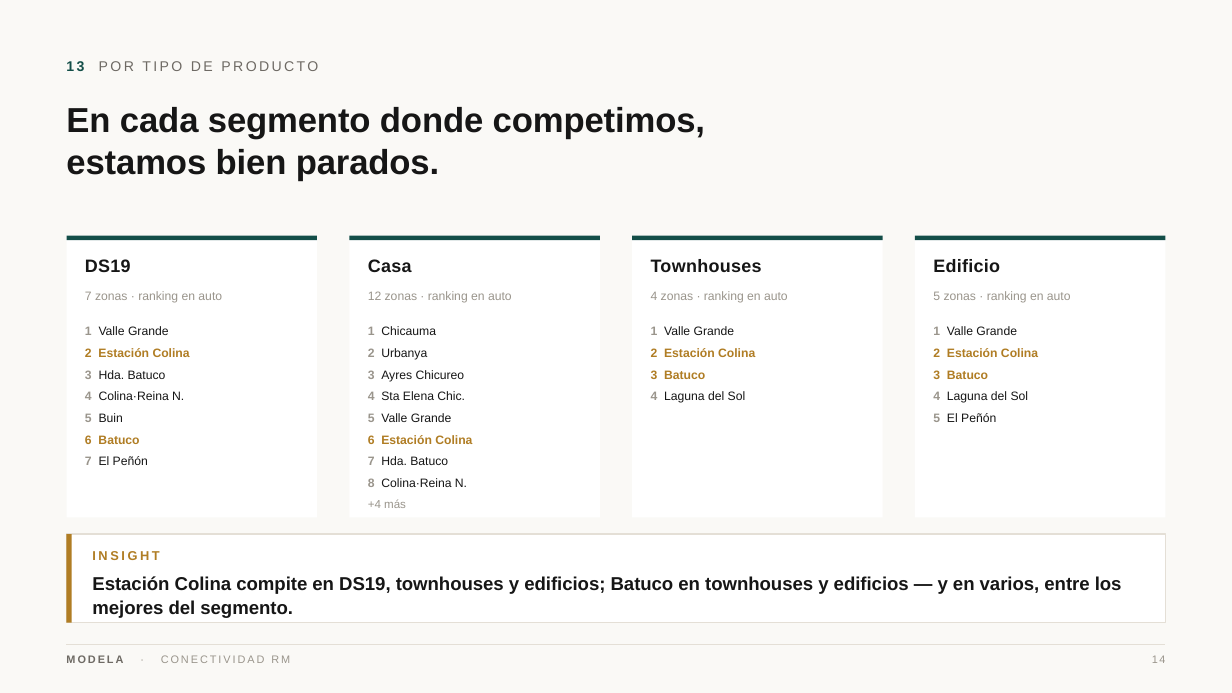
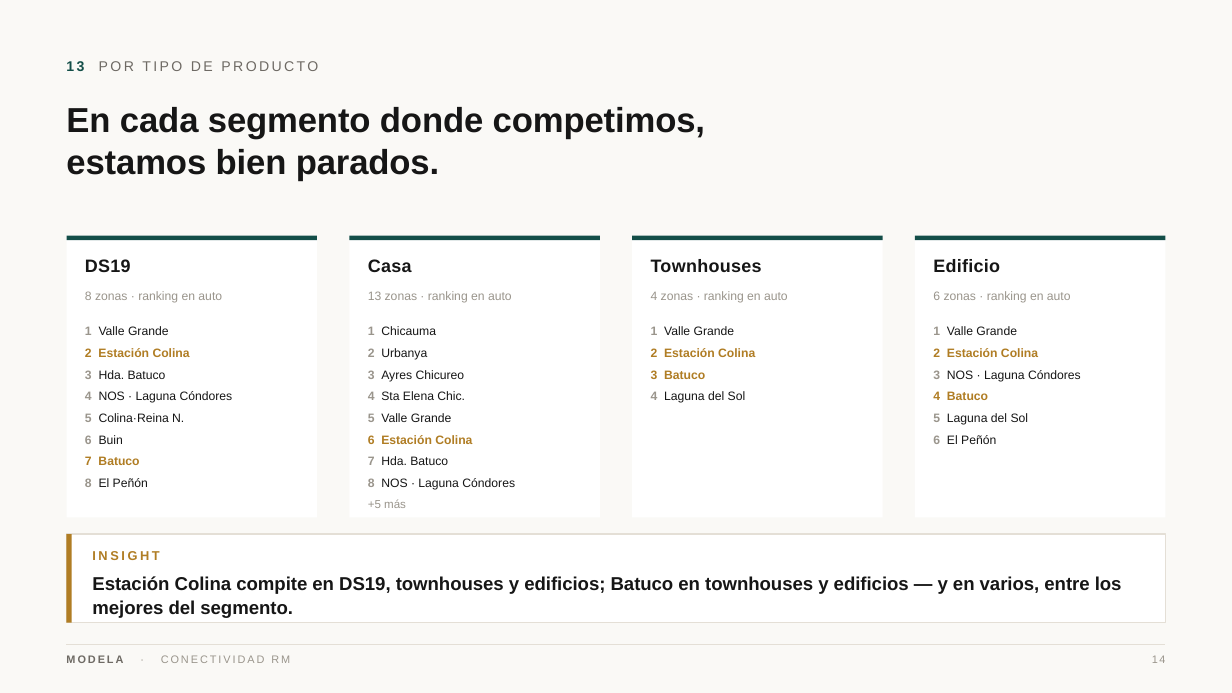
Before and after one commit to modela-simulador/modela-simulador, a slide deck: slide 14 of public/conectividad/Conectividad-Modela.pptx. Drawn at 1232x693 pixels with LibreOffice and Linux fonts; fonts in the diff are those of the drawing. Boxes give left, top, right and bottom in pixels: in the first picture for what was removed or moved away, otherwise in the second. Text is boxed around its words. In the diff, an @@ line names an element or a change of style, - is before the commit and + after.

```diff
--- a/public/conectividad/Conectividad-Modela.pptx
+++ b/public/conectividad/Conectividad-Modela.pptx
@@ text at bbox=[85, 291, 222, 303]: text changed @@
-7 zonas · ranking en auto
+8 zonas · ranking en auto
@@ text added at bbox=[933, 370, 1081, 382], 9.5 pt, text #161616 @@
+3 NOS · Laguna Cóndores
@@ text at bbox=[85, 413, 184, 422]: text changed @@
-4 Colina·Reina N.
+5 Colina·Reina N.
@@ text removed at bbox=[85, 413, 123, 422] @@
-5 Buin
@@ text added at bbox=[85, 391, 233, 403], 9.5 pt, text #161616 @@
+4 NOS · Laguna Cóndores
@@ text at bbox=[933, 413, 1029, 425]: text changed @@
-4 Laguna del Sol
+5 Laguna del Sol
@@ text at bbox=[933, 391, 988, 400]: text changed @@
-3 Batuco
+4 Batuco
@@ text at bbox=[85, 435, 123, 444]: text changed; text colour #B07D24 to #161616; bold off @@
-6 Batuco
+6 Buin
@@ text at bbox=[933, 435, 996, 444]: text changed @@
-5 El Peñón
+6 El Peñón
@@ text at bbox=[85, 478, 148, 487]: text changed @@
-7 El Peñón
+8 El Peñón
@@ text added at bbox=[85, 456, 139, 465], 9.5 pt, text #B07D24, bold @@
+7 Batuco
@@ text at bbox=[368, 478, 515, 490]: text changed @@
-8 Colina·Reina N.
+8 NOS · Laguna Cóndores
@@ text at bbox=[368, 499, 406, 508]: text changed @@
-+4 más
++5 más
```
Also in this commit, not shown: 37 other files.
